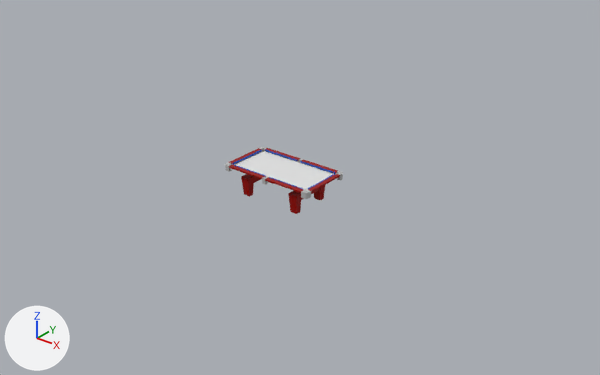
An edit to the Blender file dist/models/p7.blend, drawn before and after from the same camera.
Before and after are seen from a 50 mm camera at (229.0, -273.0, 163.0) aimed at (11.0, -2.0, -6.0). Arrows for +X, +Y and +Z are at lower left; the lights stay in place.

Objects in the first picture: 'FullCloth', 'Legs', 'SideRail'.
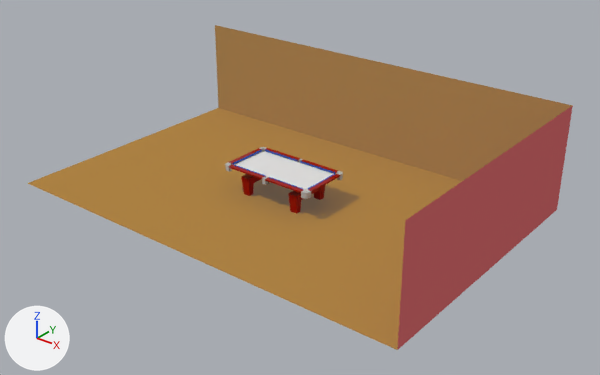
Changed parts and their boxes (x1, y1, x2, y2) in the pictures (600 x 375 px):
'Room', shown: after (28, 25, 573, 350)
'northwall', added: after (397, 106, 573, 350)
part 1 of me_cube_005, added: after (215, 25, 573, 181)

The change, as a list of edits to the scene's bpy script:
```text
Add mat_wall1:
    mat_wall1 = principled_material('wall1')
    mat_wall1.base_color = (0.581, 0.0211, 0.0291)  # red #c92830
    mat_wall1.roughness = 0.0
    mat_wall1.specular_ior_level = 0.0
    mat_wall1.emission_color = (0.055, 0.055, 0.055)  # black #424242
    mat_wall1.emission_strength = 1.0
Change me_cube_005:
    where me_cube_005.from_pydata(...)  # 4 vertices, 1 face; spans x -1.0..1.0, y -1.0..1.0, z -1.0
    used by ob_room; location = (0.0, -0.1, -0.5); scale = (45.8, 35.0, 13.6)
    verts and faces of me_cube_005; kept vertices keep their numbers, new ones are numbered from 4
    before: 1 (-1.0, 1.0, -1.0), 3 (1.0, 1.0, -1.0)
    me_cube_005 part 1
    add verts[4] = (-1.0, 1.0, 2.75)  # pixel (214, 24)
    add verts[5] = (1.0, 1.0, 2.75)  # pixel (572, 105)
    add faces += [(1, 3, 5, 4)]
Add me_cube_009:
    me_cube_009.from_pydata([(1.0, -1.0, -1.0), (1.0, 1.0, -1.0), (1.0, -1.0, 2.75), (1.0, 1.0, 2.75)], [], [(1, 0, 2, 3)])
    me_cube_009.materials.append(mat_wall1)  # red #c92830
Change ob_room:
    remove ob_room.hide_set(True)  # wire or fog, not drawn
    ob_room.scale: (45.8, 35.0, 13.6) -> (108.0, 68.0, 13.6)
Add ob_northwall:
    ob_northwall = bpy.data.objects.new('northwall', me_cube_009)
    ob_northwall.location = (0.0, -0.1, -0.5)
    ob_northwall.scale = (108.0, 68.0, 13.6)
```
